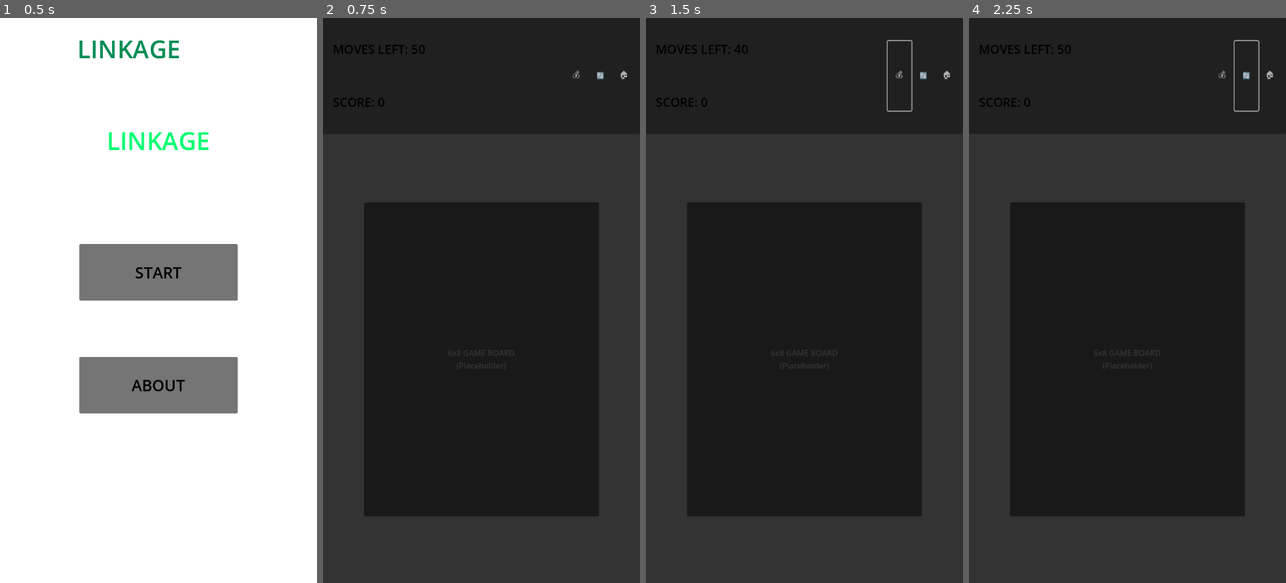
Above: before the commit, frames 1-4 (left to right).
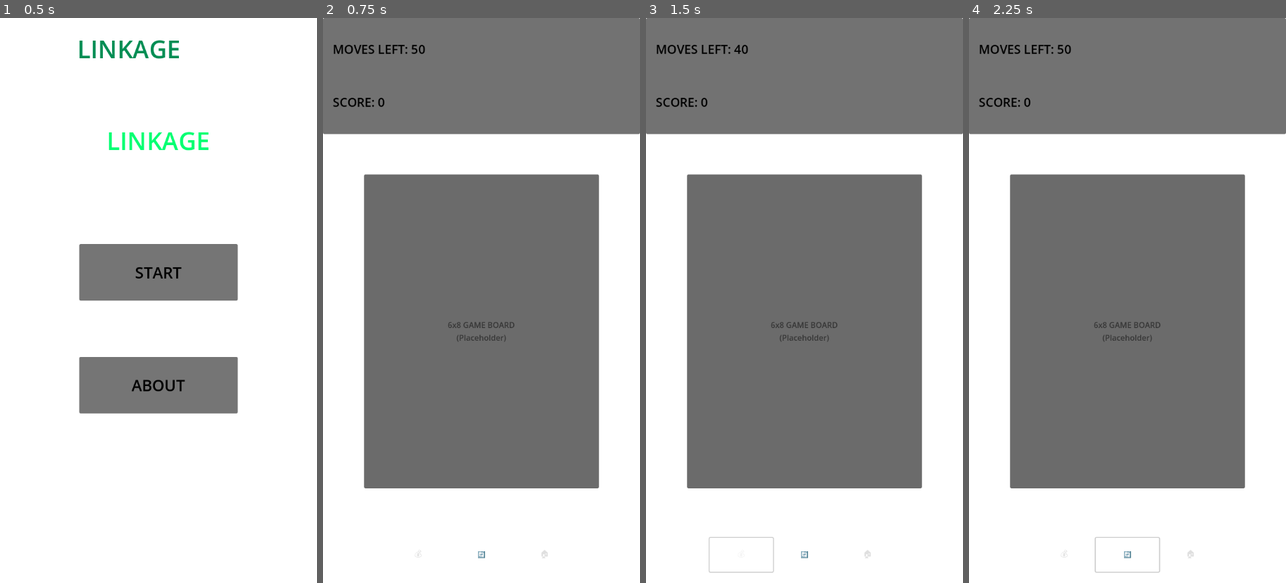
Above: after the commit, the same moments.

Repository: chrysalistw/linkage-remake
Game: Godot game, scene res://TitleScreen.tscn
The game is run twice, just before and just after one commit, with the same random seed, the same clock (stepped at 60 frames per second) and the same inputs.
Inputs:
- Up to frame 1 (0.5 s): no input
- Up to frame 2 (0.75 s): click "START" at 0.5 s
- Up to frame 3 (1.5 s): click "💰" at 1.25 s
- Up to frame 4 (2.25 s): click "🔄" at 2 s

Frame 1 is identical in both runs. In frame 2, 100% of the frame differs, in the area x 0-100%, y 0-100%; in frame 3, 100%; in frame 4, 100%.

Commit message:
move the buttons to the bottom

Diff:
--- a/PlayScreen.tscn
+++ b/PlayScreen.tscn
@@ -18,7 +18,6 @@
 anchor_bottom = 1.0
 grow_horizontal = 2
 grow_vertical = 2
-color = Color(0.2, 0.2, 0.2, 1)
 
 [node name="Dashboard" type="Panel" parent="."]
 modulate = Color(0.8, 0.8, 0.8, 1)
@@ -58,40 +57,40 @@
 text = "SCORE: 0"
 vertical_alignment = 1
 
-[node name="ControlButtons" type="Control" parent="Dashboard"]
+[node name="ControlButtons" type="Control" parent="."]
 layout_mode = 1
-anchor_left = 0.75
+anchor_top = 0.9
 anchor_right = 1.0
 anchor_bottom = 1.0
 grow_horizontal = 2
 grow_vertical = 2
 
-[node name="RewardButton" type="Button" parent="Dashboard/ControlButtons"]
+[node name="RewardButton" type="Button" parent="ControlButtons"]
 layout_mode = 1
 anchors_preset = -1
-anchor_left = 0.05
+anchor_left = 0.2
 anchor_top = 0.2
-anchor_right = 0.35
+anchor_right = 0.4
 anchor_bottom = 0.8
 text = "💰"
 flat = true
 
-[node name="ResetButton" type="Button" parent="Dashboard/ControlButtons"]
+[node name="ResetButton" type="Button" parent="ControlButtons"]
 layout_mode = 1
 anchors_preset = -1
-anchor_left = 0.35
+anchor_left = 0.4
 anchor_top = 0.2
-anchor_right = 0.65
+anchor_right = 0.6
 anchor_bottom = 0.8
 text = "🔄"
 flat = true
 
-[node name="HomeButton" type="Button" parent="Dashboard/ControlButtons"]
+[node name="HomeButton" type="Button" parent="ControlButtons"]
 layout_mode = 1
 anchors_preset = -1
-anchor_left = 0.65
+anchor_left = 0.6
 anchor_top = 0.2
-anchor_right = 0.95
+anchor_right = 0.8
 anchor_bottom = 0.8
 text = "🏠"
 flat = true
@@ -100,7 +99,7 @@
 layout_mode = 1
 anchor_top = 0.208
 anchor_right = 1.0
-anchor_bottom = 1.0
+anchor_bottom = 0.9
 offset_left = 20.0
 offset_top = 20.0
 offset_right = -20.0
@@ -167,8 +166,8 @@
 layout_mode = 2
 text = "FINE"
 
-[connection signal="pressed" from="Dashboard/ControlButtons/RewardButton" to="." method="_on_reward_button_pressed"]
-[connection signal="pressed" from="Dashboard/ControlButtons/ResetButton" to="." method="_on_reset_button_pressed"]
-[connection signal="pressed" from="Dashboard/ControlButtons/HomeButton" to="." method="_on_home_button_pressed"]
+[connection signal="pressed" from="ControlButtons/RewardButton" to="." method="_on_reward_button_pressed"]
+[connection signal="pressed" from="ControlButtons/ResetButton" to="." method="_on_reset_button_pressed"]
+[connection signal="pressed" from="ControlButtons/HomeButton" to="." method="_on_home_button_pressed"]
 [connection signal="pressed" from="GameLostDialog/VBox/ButtonContainer/RestartButton" to="." method="_on_restart_button_pressed"]
 [connection signal="pressed" from="GameLostDialog/VBox/ButtonContainer/FineButton" to="." method="_on_fine_button_pressed"]
Not shown: 1 places in Main.tscn that only renumber resources
